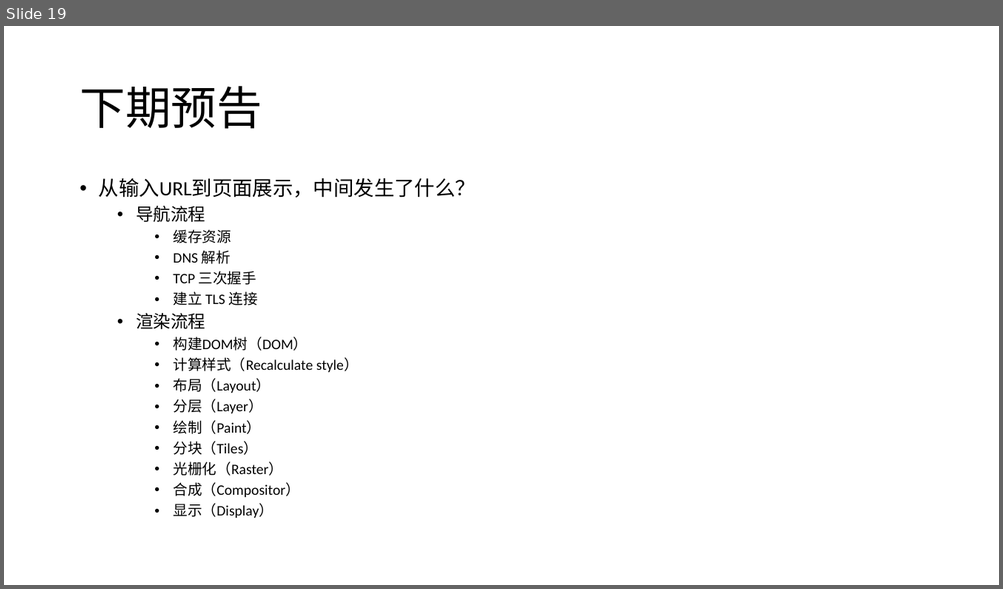
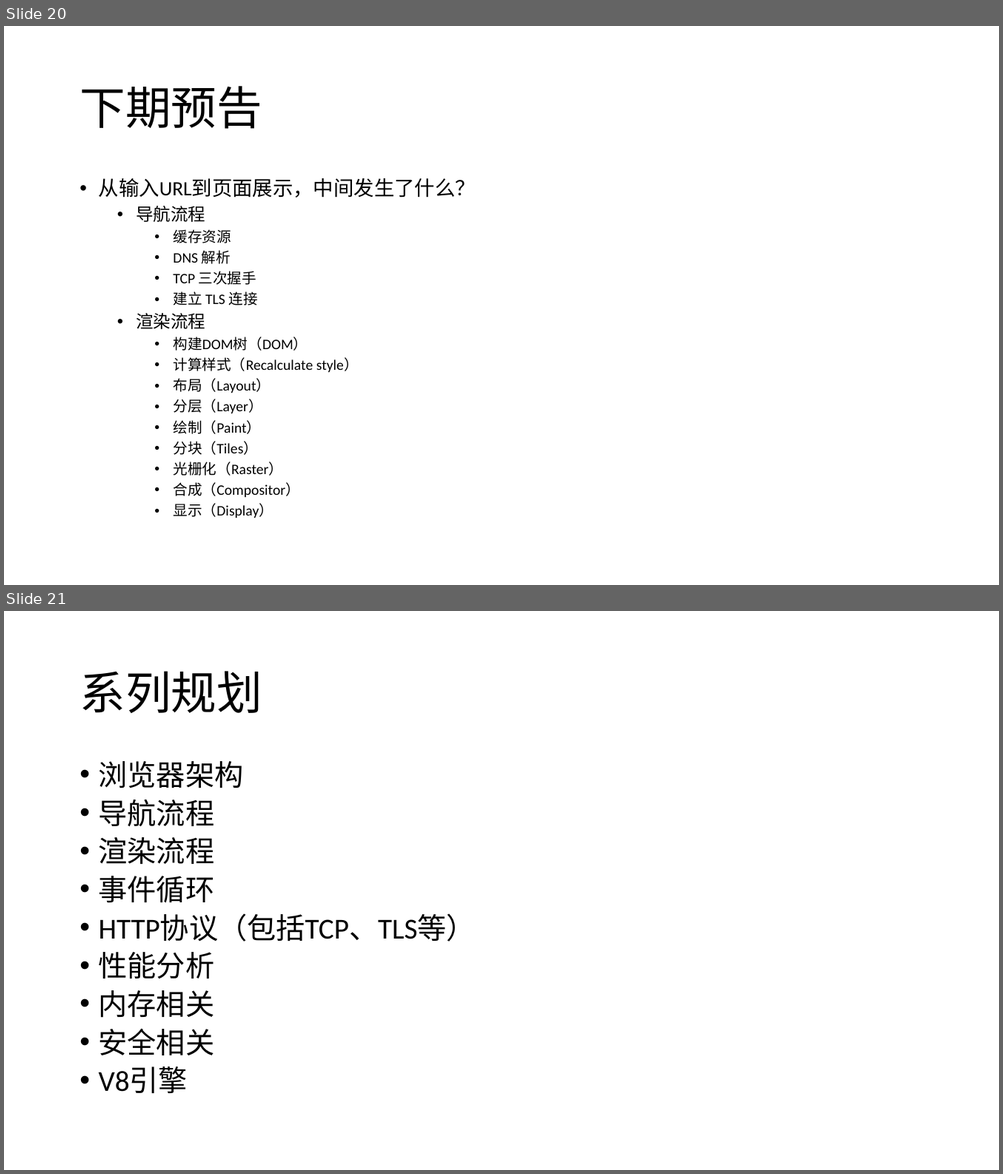
Before and after one commit to adntin/share, a slide deck: Browser/Framework/浏览器架构.pptx. Shown one above the other, each under a label of ours: slide 19 before the commit, slides 20 and 21 after it. The pictures are 1003x589 and 1003x1174 pixels, drawn with LibreOffice and Linux fonts; fonts in the diff are those of the drawing. Boxes give left, top, right and bottom in pixels: in the first picture for what was removed or moved away, otherwise in the second. Text is boxed around its words. In the diff, an @@ line names an element or a change of style, - is before the commit and + after.

Commit message:
增加系列课规划

```diff
--- a/Browser/Framework/浏览器架构.pptx
+++ b/Browser/Framework/浏览器架构.pptx
@@ slide 21 added at <box>4,611,999,1170</box>, background #FFFFFF @@
@@ title added at <box>79,671,262,713</box>, 44 pt, text #000000 @@
+系列规划
@@ text added at <box>99,761,475,1093</box>, 28 pt, text #000000 @@
+• 浏览器架构
+• 导航流程
+• 渲染流程
+• 事件循环
+• HTTP协议（包括TCP、TLS等）
+• 性能分析
+• 内存相关
+• 安全相关
+• V8引擎
@@ what was slide 19 is now slide 20 @@
```
Also in this commit, not shown: 1 slide changed, 1 other slide added, 2 other files.
